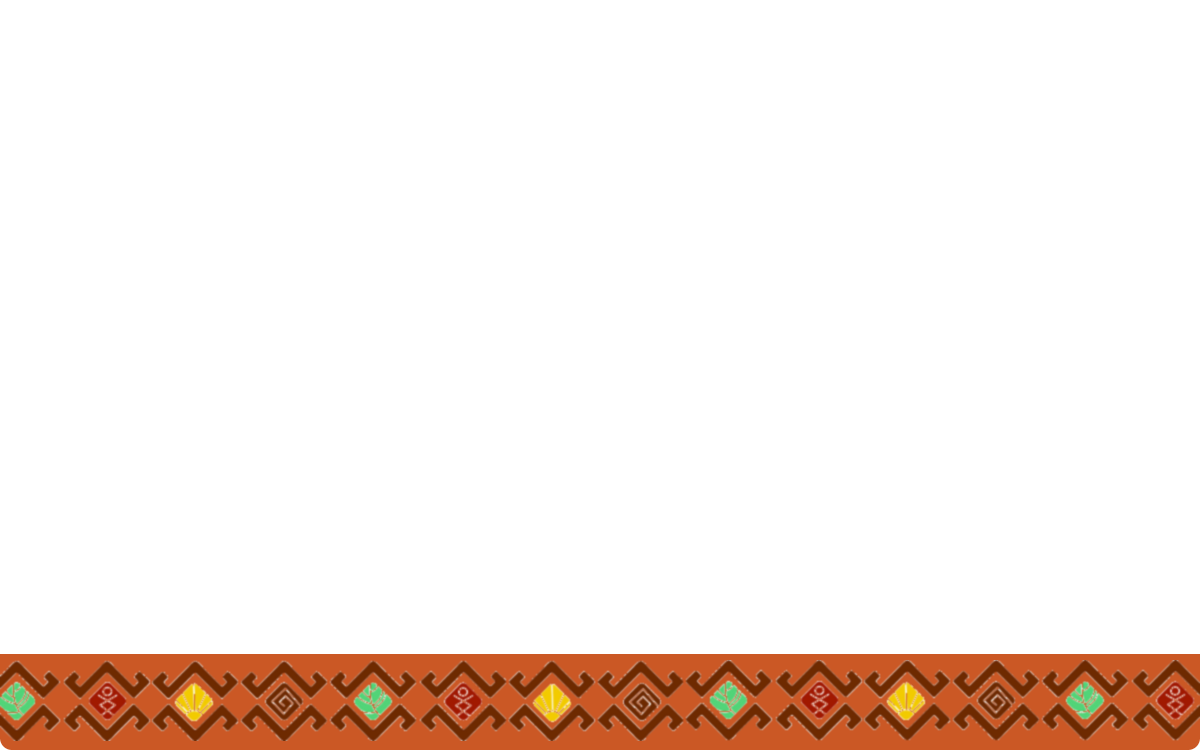
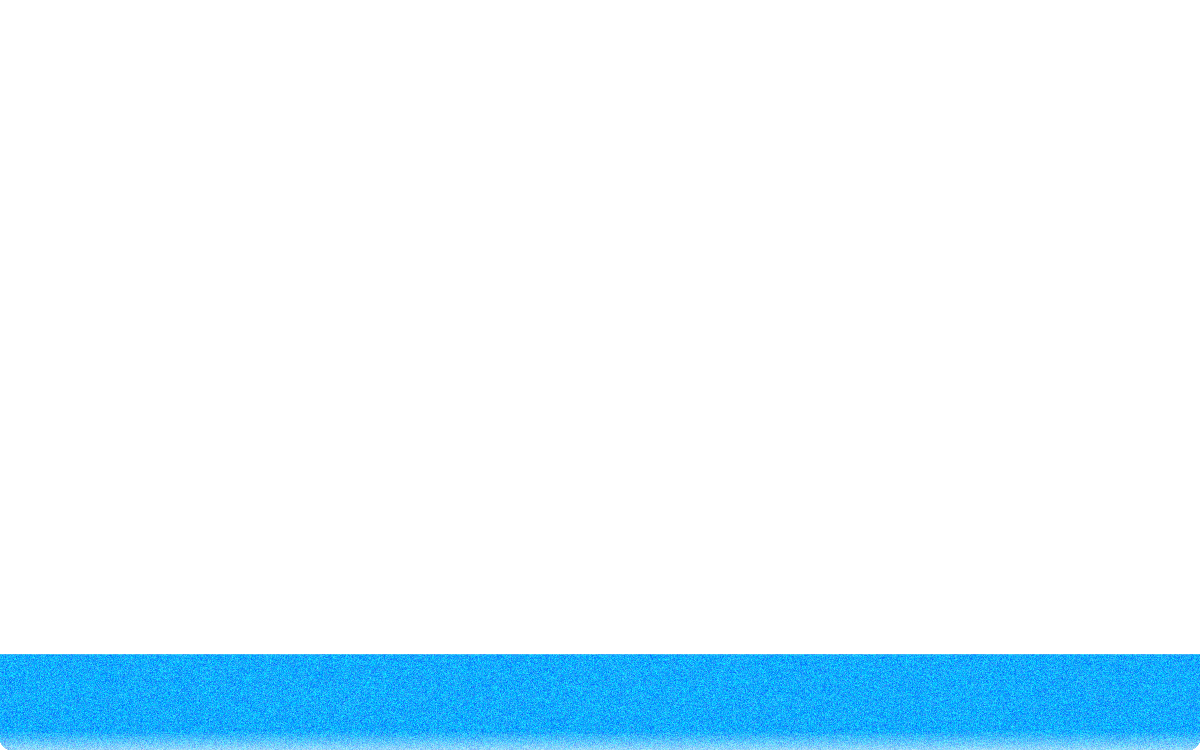
Layered file, before and after one edit (1200px x 750px). Changes by layer:
removed layer "Pasted Layer" over [0,660,1200,741]
painted on "Layer" over [0,654,1200,750]
